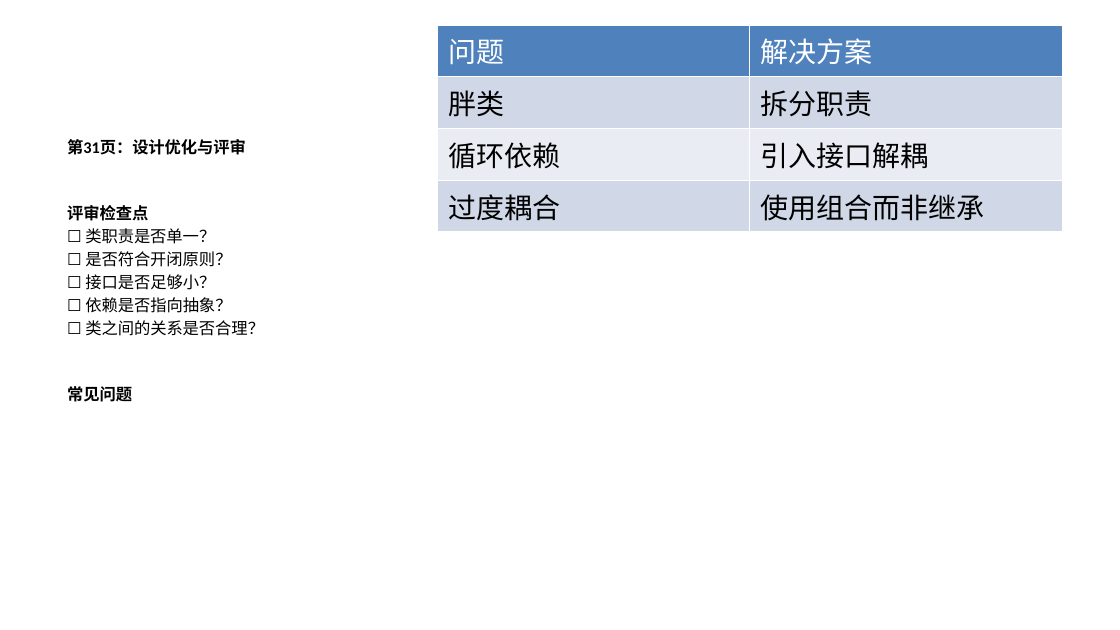
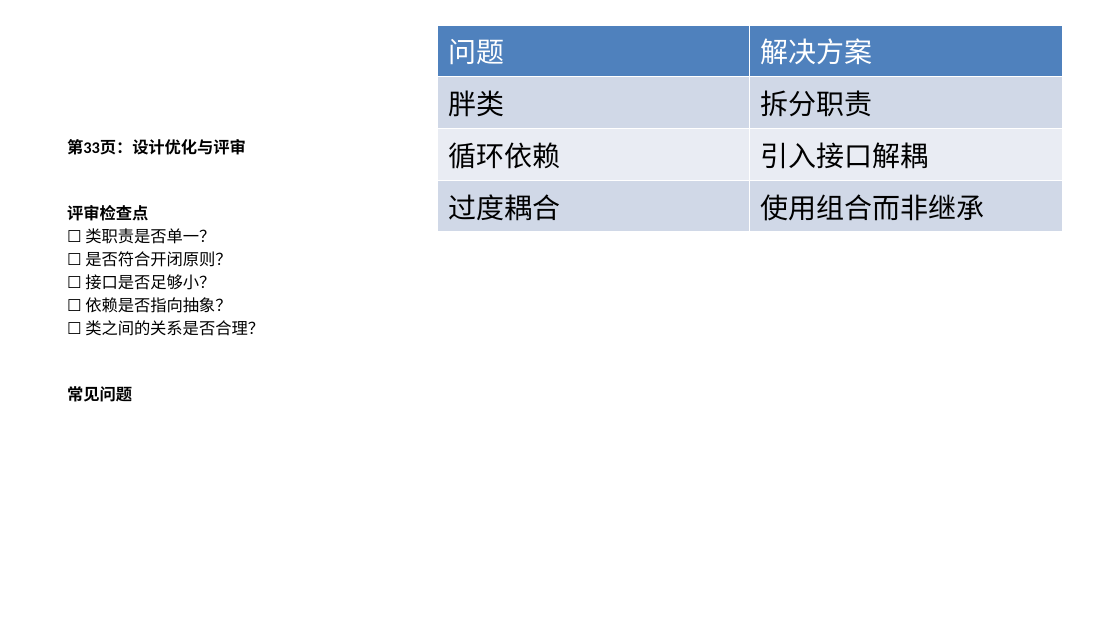
Before and after one commit to minzuuniversity/sqlrustgo, a slide deck: slide 44 of docs/教学计划/PPT/第3讲-面向对象分析设计与实现.pptx (slide 47 before the commit). Drawn at 1120x630 pixels with LibreOffice and Linux fonts; fonts in the diff are those of the drawing. Boxes give left, top, right and bottom in pixels: in the first picture for what was removed or moved away, otherwise in the second. Text is boxed around its words. In the diff, an @@ line names an element or a change of style, - is before the commit and + after.

```diff
--- a/docs/教学计划/PPT/第3讲-面向对象分析设计与实现.pptx
+++ b/docs/教学计划/PPT/第3讲-面向对象分析设计与实现.pptx
@@ text at [67,139,246,155]: text changed @@
-第31页：设计优化与评审
+第33页：设计优化与评审
```
Also in this commit, not shown: 25 other slides changed, 6 slides added, 9 slides removed.
